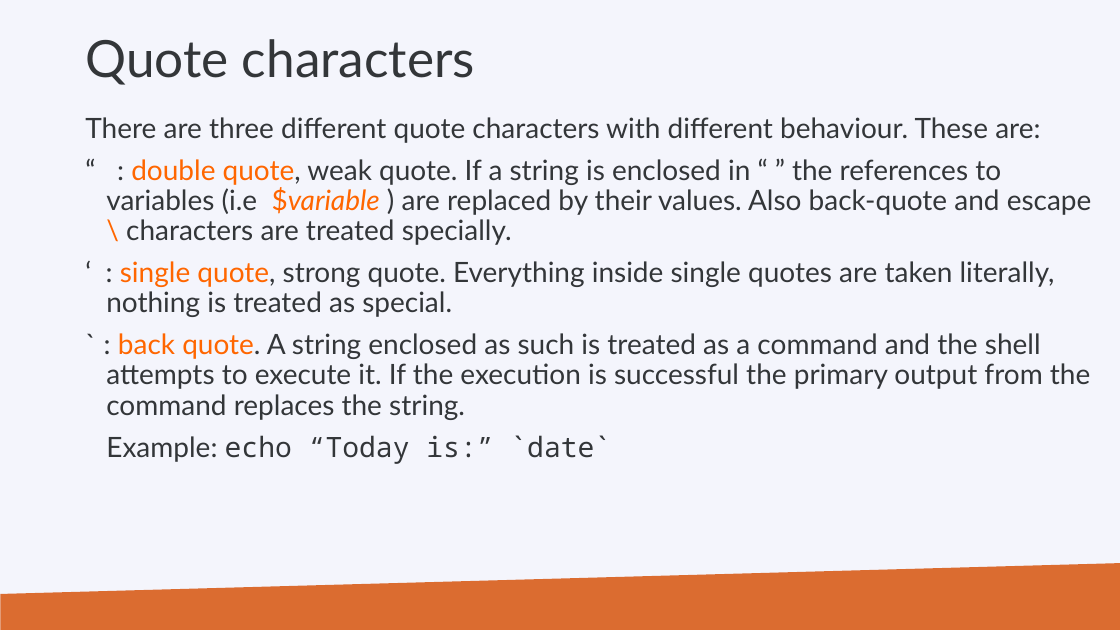
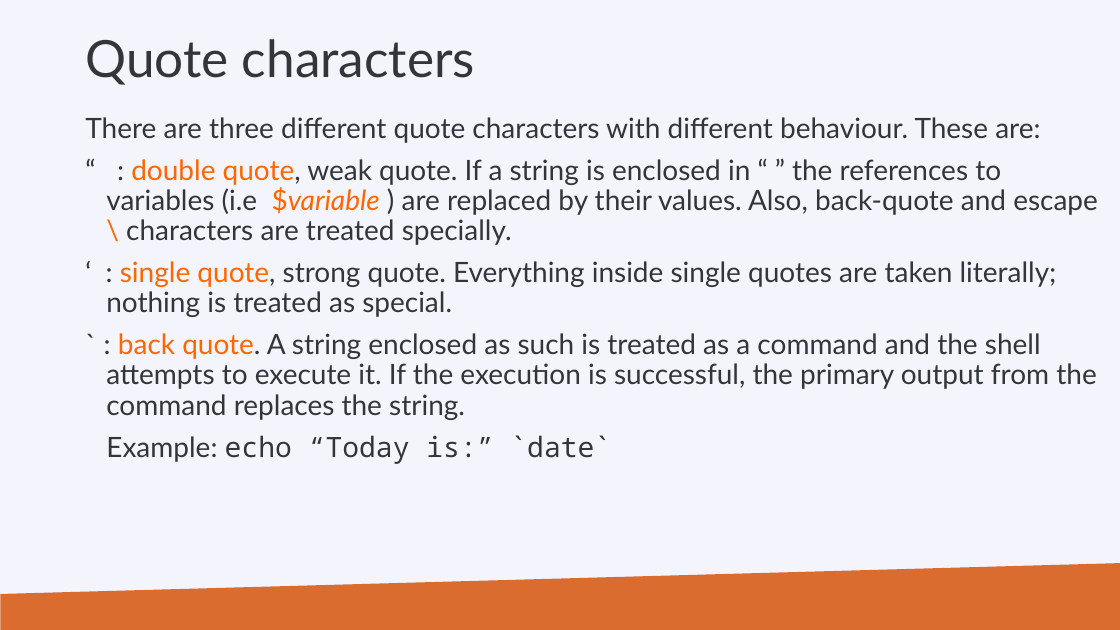
Before and after one commit to hpcleuven/Linux-scripting, a slide deck: slide 11 of Linux-scripting.pptx. Drawn at 1120x630 pixels with LibreOffice and Linux fonts; fonts in the diff are those of the drawing; background and template pictures are left out. Boxes give left, top, right and bottom in pixels: in the first picture for what was removed or moved away, otherwise in the second. Text is boxed around its words. In the diff, an @@ line names an element or a change of style, - is before the commit and + after.

```diff
--- a/Linux-scripting.pptx
+++ b/Linux-scripting.pptx
@@ text at <box>106,159,1098,420</box>: text changed @@
-“ : double quote, weak quote. If a string is enclosed in “ ” the references to variables (i.e $variable ) are replaced by their values. Also back-quote and escape \ characters are treated specially.
-‘ : single quote, strong quote. Everything inside single quotes are taken literally, nothing is treated as special.
-` : back quote. A string enclosed as such is treated as a command and the shell attempts to execute it. If the execution is successful the primary output from the command replaces the string.
+“ : double quote, weak quote. If a string is enclosed in “ ” the references to variables (i.e $variable ) are replaced by their values. Also, back-quote and escape \ characters are treated specially.
+‘ : single quote, strong quote. Everything inside single quotes are taken literally; nothing is treated as special.
+` : back quote. A string enclosed as such is treated as a command and the shell attempts to execute it. If the execution is successful, the primary output from the command replaces the string.
```
Also in this commit, not shown: 9 other slides changed, 1 other file.
